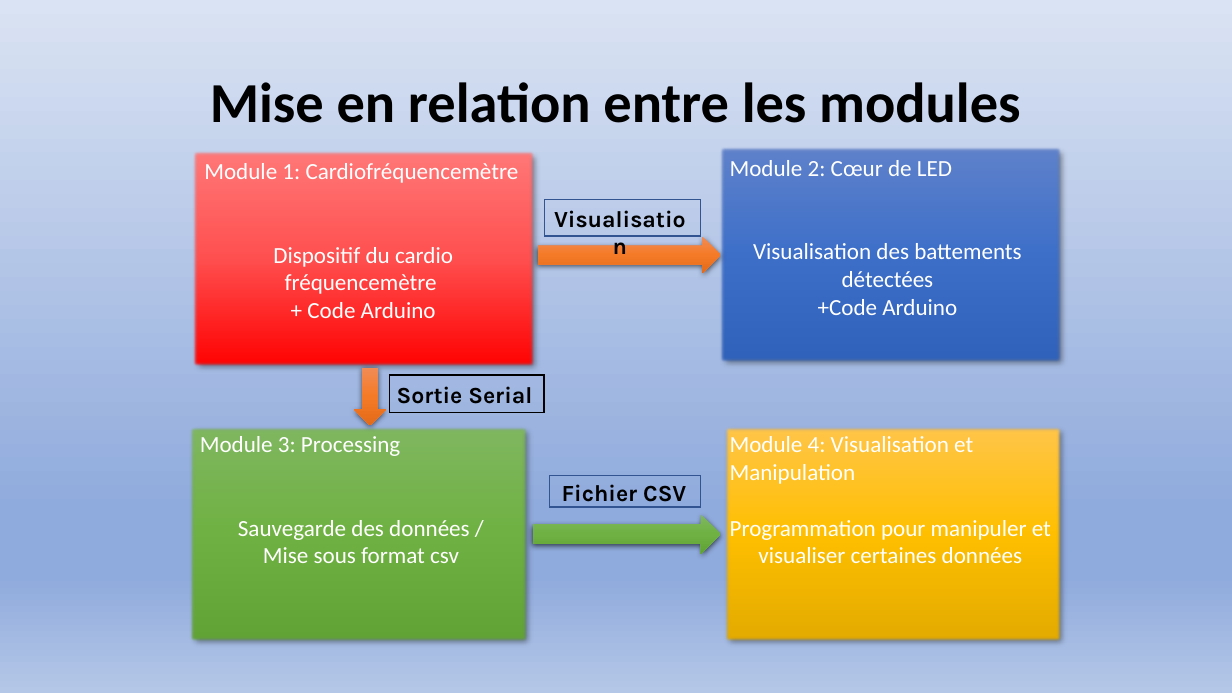
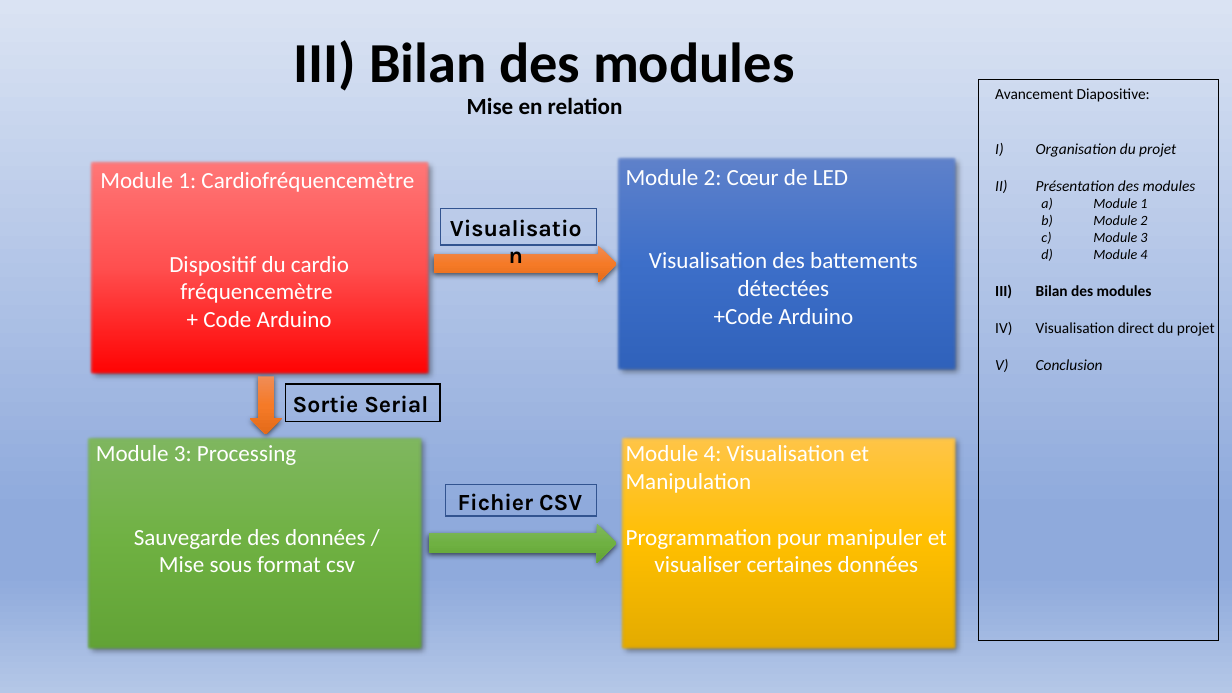
Before and after one commit to Exia-Jellyfish/UE-1-Projet-Grp7, a slide deck: slide 9 of PROJET 1 UE 1 diapositive.pptx. Drawn at 1232x693 pixels with LibreOffice and Linux fonts; fonts in the diff are those of the drawing. Boxes give left, top, right and bottom in pixels: in the first picture for what was removed or moved away, otherwise in the second. Text is boxed around its words. In the diff, an @@ line names an element or a change of style, - is before the commit and + after.

```diff
--- a/PROJET 1 UE 1 diapositive.pptx
+++ b/PROJET 1 UE 1 diapositive.pptx
@@ title at (x1=294, y1=40, x2=794, y2=114): text changed @@
-Mise en relation entre les modules
+III) Bilan des modules
+Mise en relation
@@ rectangle added at (x1=979, y1=79, x2=1219, y2=640), outline #000000 1 pt @@
@@ text added at (x1=995, y1=88, x2=1196, y2=259), 12 pt, text #000000, italic @@
+Avancement Diapositive:
+1. Organisation du projet
+2. Présentation des modules
+  a) Module 1
+  b) Module 2
+  c) Module 3
+  d) Module 4
+3. Bilan des modules
+4. Visualisation direct du projet
+5. Conclusion
@@ 7 texts, 7 rectangles, 2 right arrows, 1 down arrow moved together from (x1=189, y1=146, x2=1064, y2=643) to (x1=85, y1=155, x2=959, y2=653) @@
```
Also in this commit, not shown: 9 other slides changed, 1 slide added, 1 slide removed.
